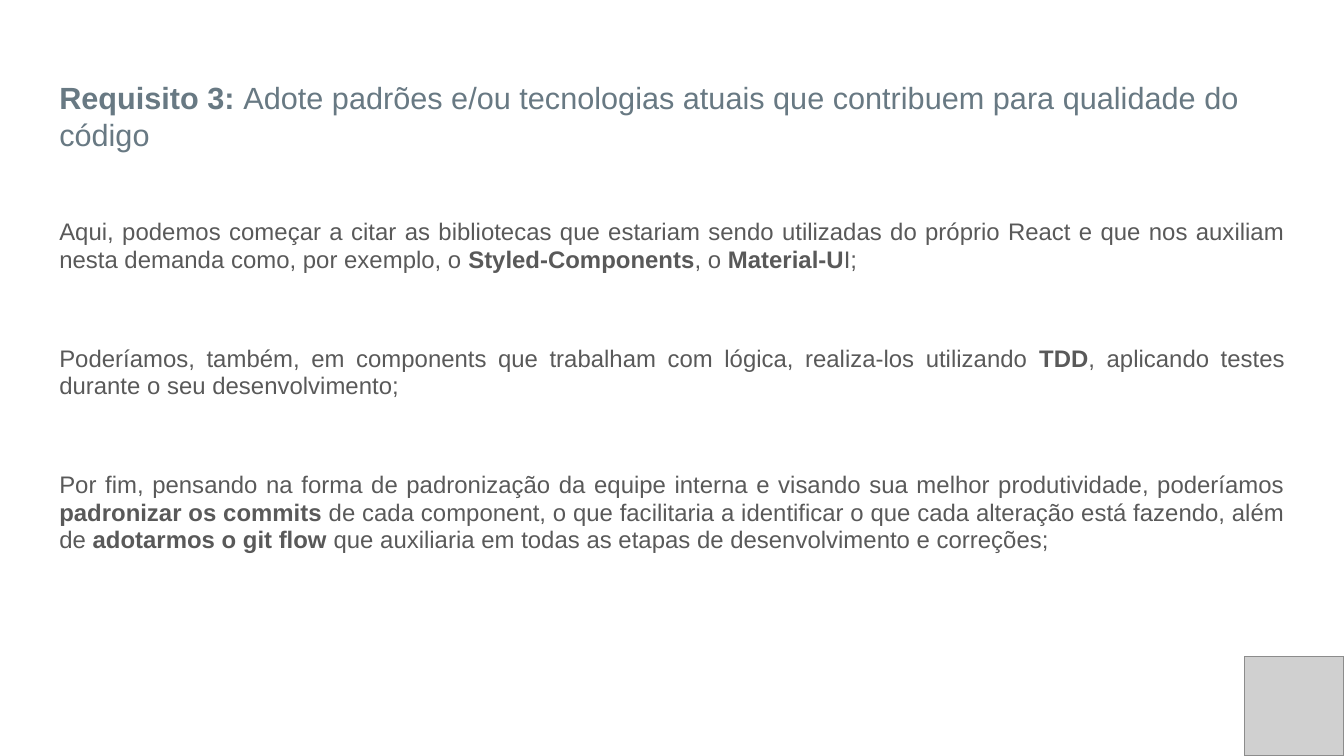
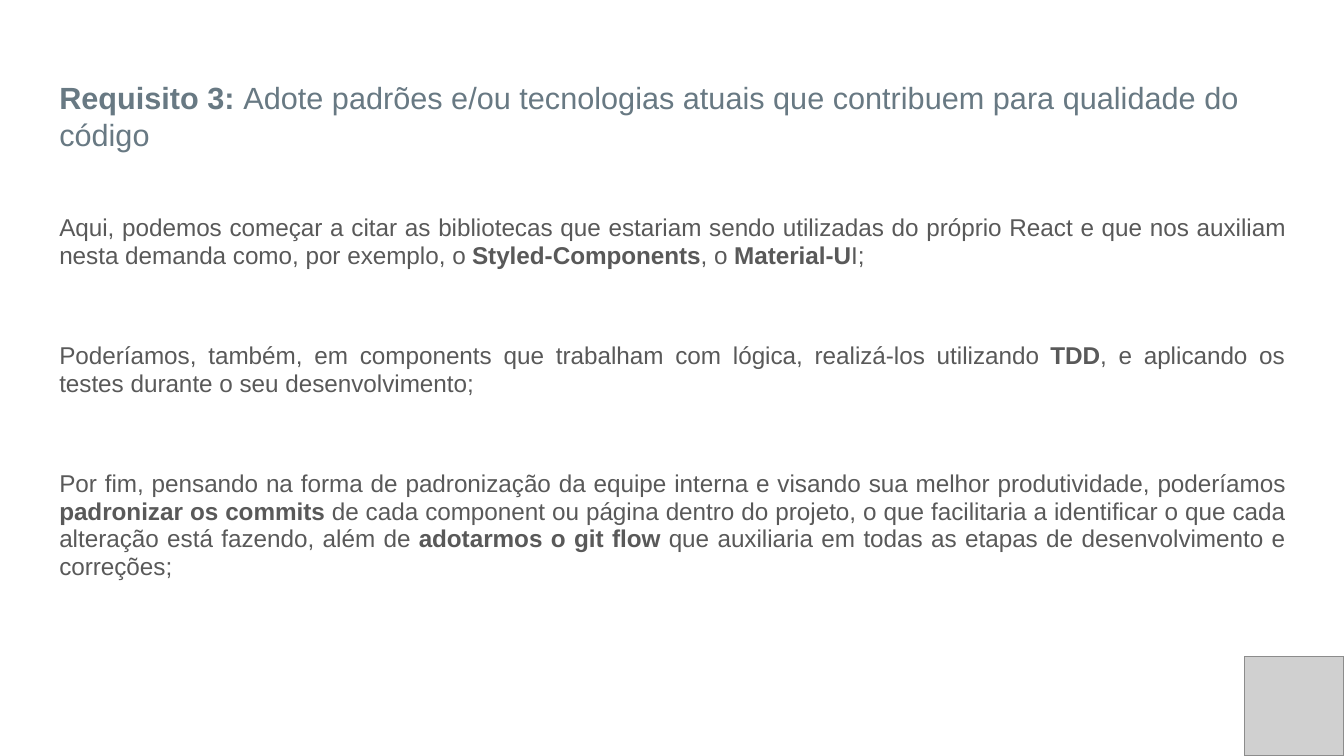
Before and after one commit to leorjr/desafio_vista, a slide deck: slide 7 of Apresentação Leonardo.pptx. Drawn at 1344x756 pixels with LibreOffice and Linux fonts; fonts in the diff are those of the drawing; grey boxes stand for pictures. Boxes give left, top, right and bottom in pixels: in the first picture for what was removed or moved away, otherwise in the second. Text is boxed around its words. In the diff, an @@ line names an element or a change of style, - is before the commit and + after.

```diff
--- a/Apresentação Leonardo.pptx
+++ b/Apresentação Leonardo.pptx
@@ text at <box>59,218,1286,269</box>: size 12.8 to 13 pt in "Aqui, podemos começar a citar as bibliotecas ..." @@
@@ text at <box>59,346,1286,580</box>: text changed; size 12.8 to 13 pt @@
-Poderíamos, também, em components que trabalham com lógica, realiza-los utilizando TDD, aplicando testes durante o seu desenvolvimento;
-Por fim, pensando na forma de padronização da equipe interna e visando sua melhor produtividade, poderíamos padronizar os commits de cada component, o que facilitaria a identificar o que cada alteração está fazendo, além de adotarmos o git flow que auxiliaria em todas as etapas de desenvolvimento e correções;
+Poderíamos, também, em components que trabalham com lógica, realizá-los utilizando TDD, e aplicando os testes durante o seu desenvolvimento;
+Por fim, pensando na forma de padronização da equipe interna e visando sua melhor produtividade, poderíamos padronizar os commits de cada component ou página dentro do projeto, o que facilitaria a identificar o que cada alteração está fazendo, além de adotarmos o git flow que auxiliaria em todas as etapas de desenvolvimento e correções;
```
Also in this commit, not shown: 2 other slides changed, 1 other file.
